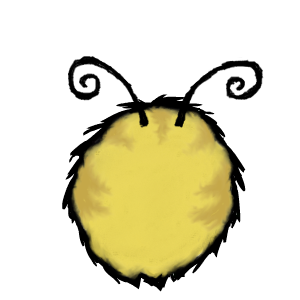
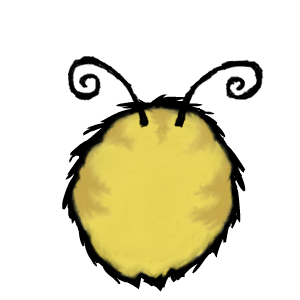
Two versions of the same layered image (300x300). Layer-by-layer changes:
renamed "Layer" to "Layer #1", painted on it over left=71, top=105, right=234, bottom=278
